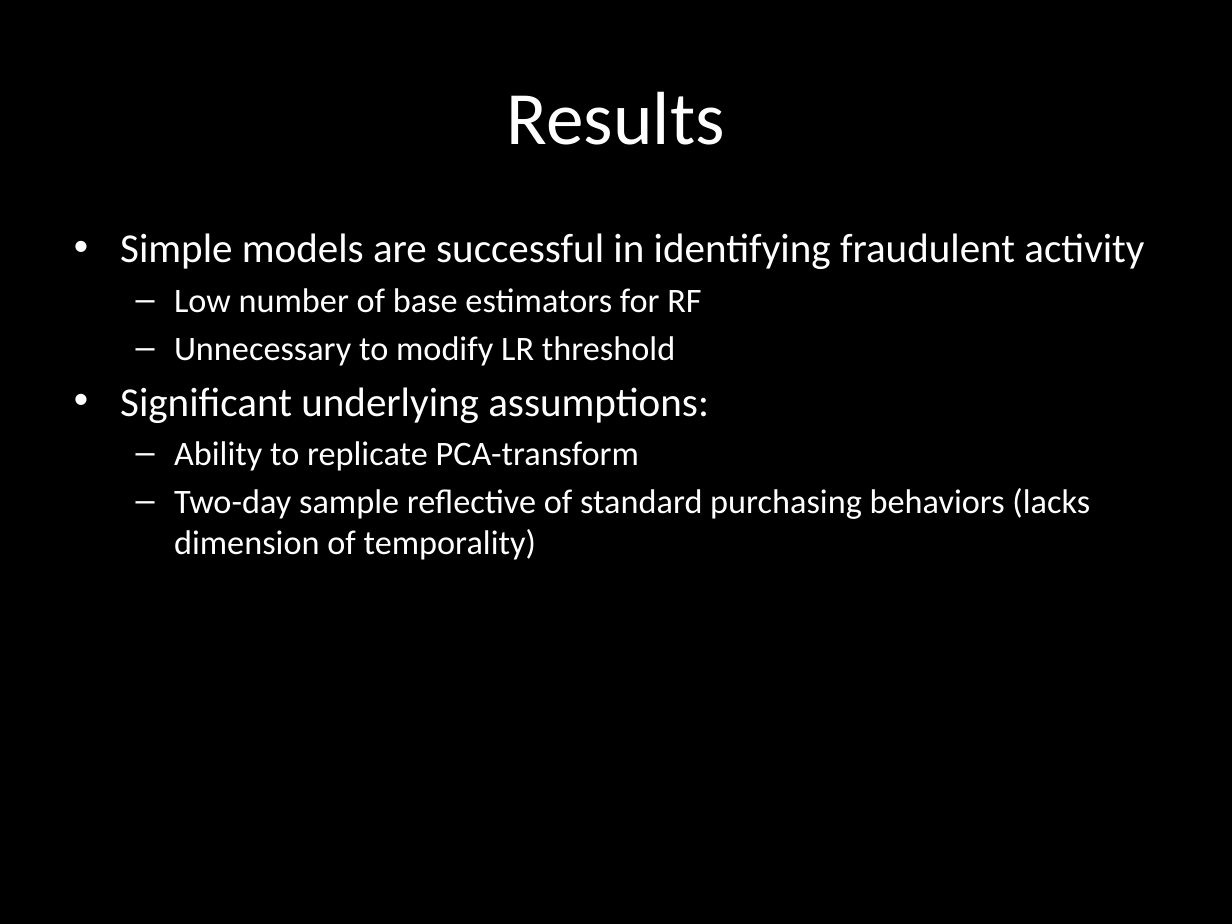
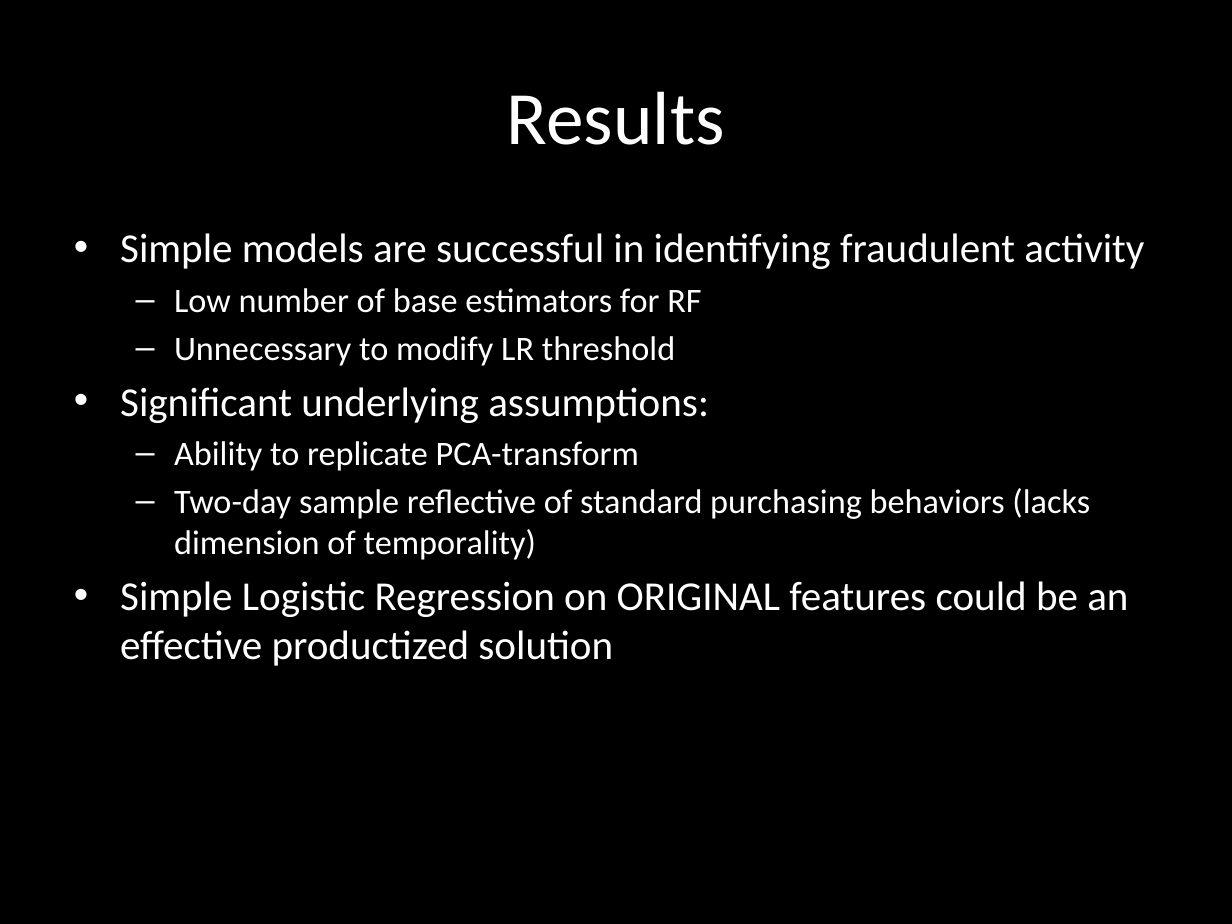
Before and after one commit to clbaechtold/ds5k_homework, a slide deck: slide 12 of final_project/presentation.pptx. Drawn at 1232x924 pixels with LibreOffice and Linux fonts; fonts in the diff are those of the drawing. Boxes give left, top, right and bottom in pixels: in the first picture for what was removed or moved away, otherwise in the second. Text is boxed around its words. In the diff, an @@ line names an element or a change of style, - is before the commit and + after.

```diff
--- a/final_project/presentation.pptx
+++ b/final_project/presentation.pptx
@@ text at (x1=120, y1=581, x2=1128, y2=666): paragraph added @@
+• Simple Logistic Regression on ORIGINAL features could be an effective productized solution
```
Also in this commit, not shown: 4 other slides changed, 1 slide added.
